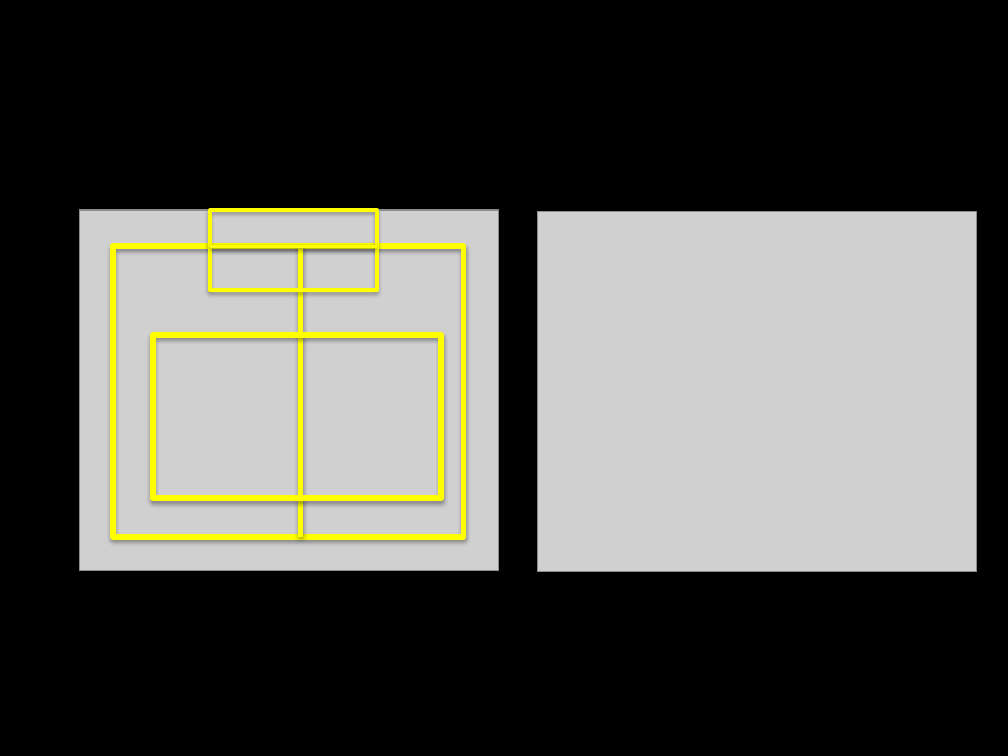
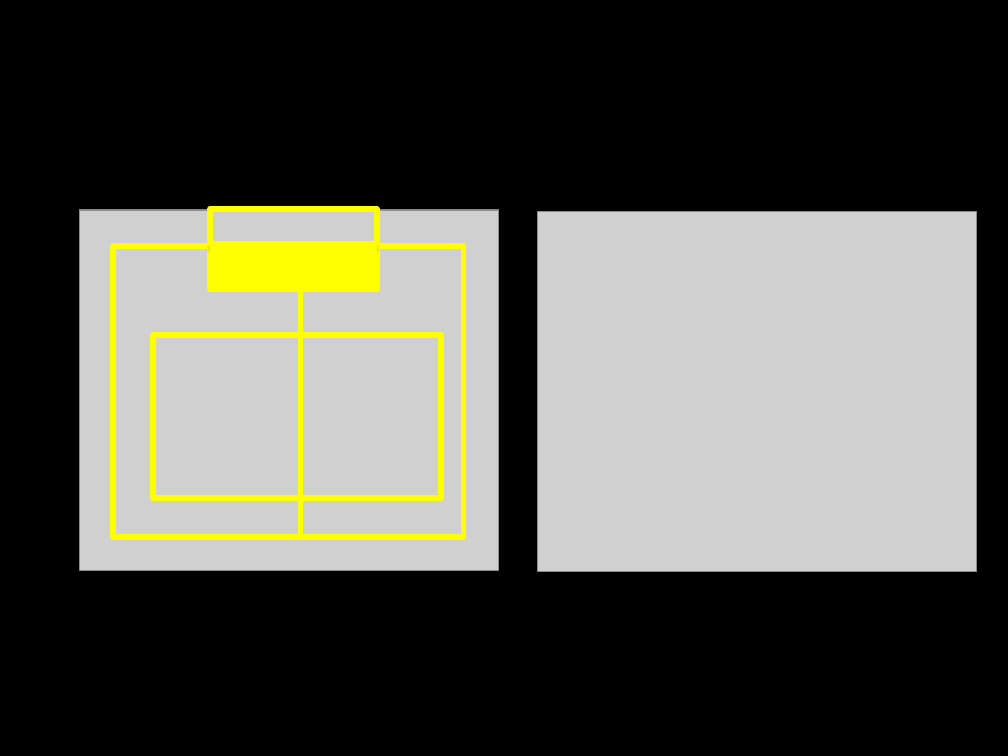
Before and after one commit to LiangLeon/AdaBoostExample, a slide deck: slide 4 of Presentation/Boosting.pptx (slide 29 before the commit). Drawn at 1008x756 pixels with LibreOffice and Linux fonts; fonts in the diff are those of the drawing; grey boxes stand for pictures; background and template pictures are left out. Boxes give left, top, right and bottom in pixels: in the first picture for what was removed or moved away, otherwise in the second. Text is boxed around its words. In the diff, an @@ line names an element or a change of style, - is before the commit and + after.

```diff
--- a/Presentation/Boosting.pptx
+++ b/Presentation/Boosting.pptx
@@ rectangle at [210,209,376,289]: outline #FFFF00 2.5 pt to #FFFF00 4.25 pt; shadow off @@
@@ rectangle at [113,246,464,537]: shadow off @@
@@ rectangle added at [210,241,376,289], fill #FFFF00 @@
@@ rectangle at [152,335,440,498]: shadow off @@
```
Also in this commit, not shown: 3 other slides changed, 1 slide added, 15 slides removed, 2 other files.
